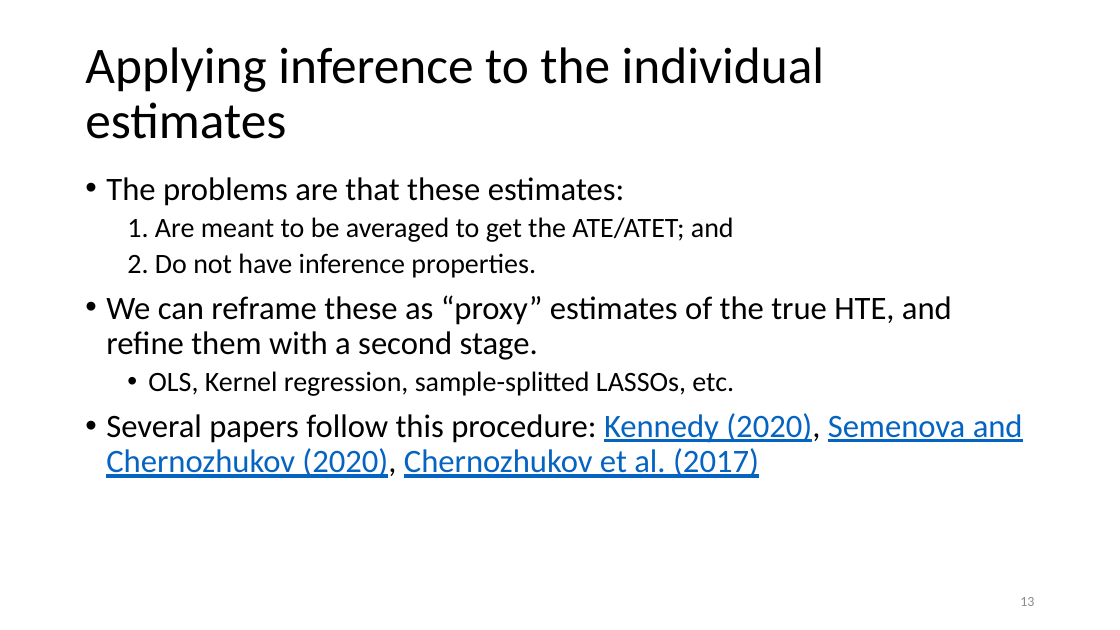
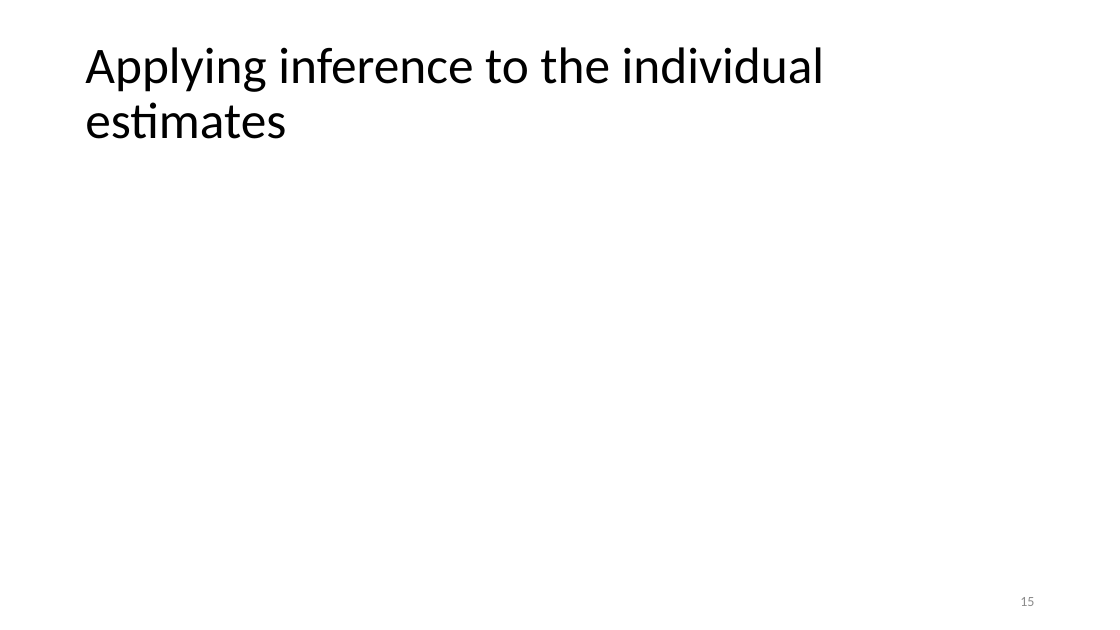
Before and after one commit to shoepaladin/causalinference_crashcourse, a slide deck: slide 15 of Powerpoints/5 HTE Models (shortened).pptx (slide 13 before the commit). Drawn at 1120x630 pixels with LibreOffice and Linux fonts; fonts in the diff are those of the drawing; grey boxes stand for pictures. Boxes give left, top, right and bottom in pixels: in the first picture for what was removed or moved away, otherwise in the second. Text is boxed around its words. In the diff, an @@ line names an element or a change of style, - is before the commit and + after.

```diff
--- a/Powerpoints/5 HTE Models (shortened).pptx
+++ b/Powerpoints/5 HTE Models (shortened).pptx
@@ text removed at (106, 177, 1023, 478) @@
-• The problems are that these estimates:
-  1. Are meant to be averaged to get the ATE/ATET; and
-  2. Do not have inference properties.
-• We can reframe these as “proxy” estimates of the true HTE, and refine them with a second stage.
-  • OLS, Kernel regression, sample-splitted LASSOs, etc.
-• Several papers follow this procedure: Kennedy (2020), Semenova and Chernozhukov (2020), Chernozhukov et al. (2017)
```
Also in this commit, not shown: 11 other slides changed, 4 slides added, 1 slide removed, 5 other files.
